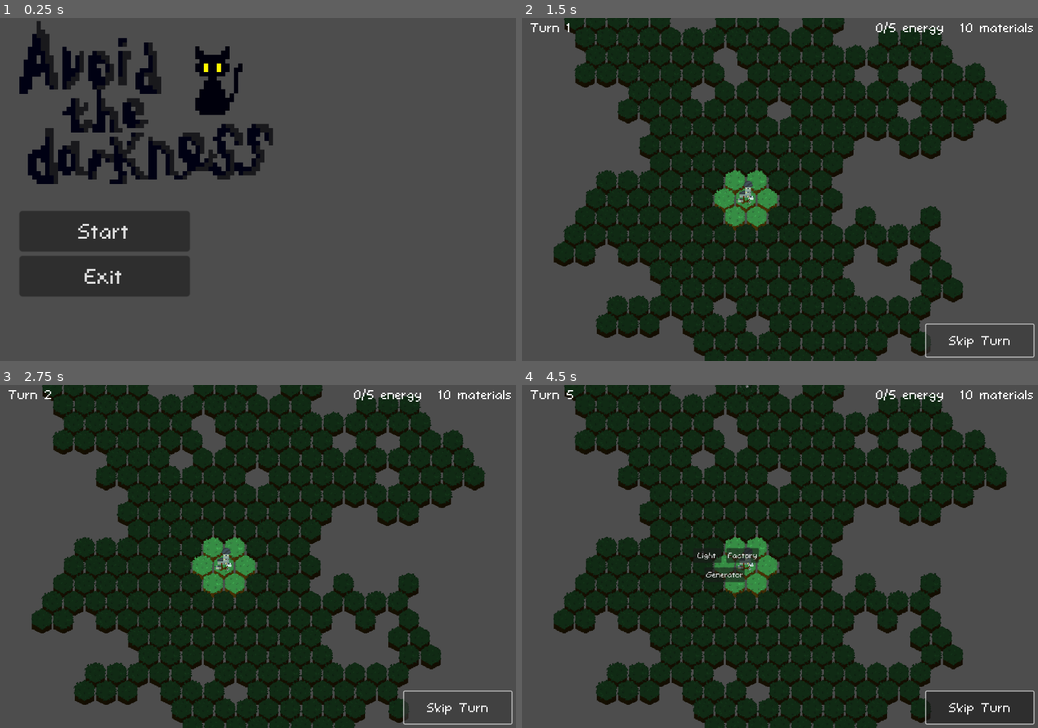
Above: before the commit, frames 1-4 (two rows, left to right).
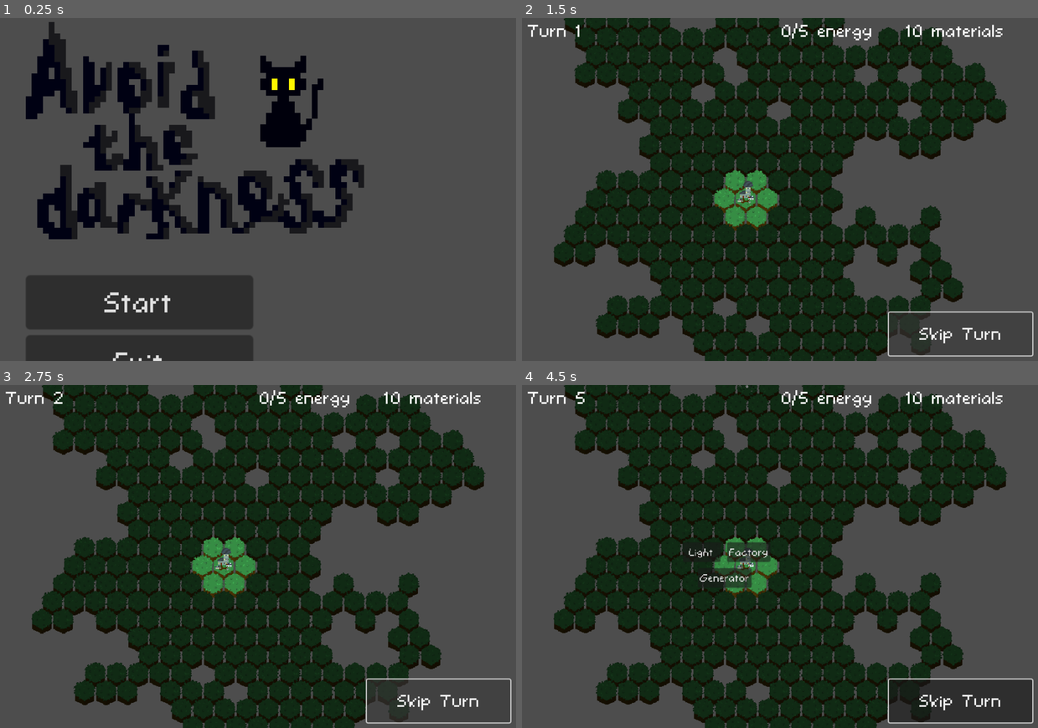
Above: after the commit, the same moments.

Repository: KlaimP/GameJam2.0
Game: Godot game, scene res://menu.tscn
The game is run twice, just before and just after one commit, with the same random seed, the same clock (stepped at 60 frames per second) and the same inputs.
Inputs (mouse positions are in pixels of both pictures, inside the frame that each line leads up to):
- Up to frame 1 (0.25 s): no input
- Up to frame 2 (1.5 s): click "Start" at 0.5 s; click "Skip Turn" at 1.25 s
- Up to frame 3 (2.75 s): click "Skip Turn" at 2 s
- Up to frame 4 (4.5 s): click "Skip Turn" at 2.75 s; tap Enter at 3.5 s; move the mouse to (743, 566) at 3.52 s; tap Mouse wheel up (cam_zoom_in) at 3.6 s; click (743, 566) at 3.67 s; tap Space at 4.25 s; move the mouse to (712, 566) at 4.27 s; tap Mouse wheel down (cam_zoom_out) at 4.35 s; click (712, 566) at 4.42 s

The runs differ from the first frame. In frame 1, 30% of the frame differs, in the area x 3-71%, y 0-100%; in frame 2, 3.1%; in frame 3, 3.1%; in frame 4, 4.1%.

Commit message:
Играйте

Diff:
--- a/camera.gd
+++ b/camera.gd
@@ -21,10 +21,10 @@
 @onready var labelMaterial: Label = $UI/Materials
 @onready var labelTurn: Label = $UI/TurnLabel
 @onready var buildMenu = $"../BuildMenu"
-var buttonSkipTurnPos: Vector2 = Vector2(340, 315)
-var labelEnegrgyPos: Vector2 = Vector2(220, -400)
-var labelMaterialPos: Vector2 = Vector2(420, -400)
-var labelTurnPos: Vector2 = Vector2(-580, -400)
+var buttonSkipTurnPos: Vector2 = Vector2(190, 215)
+var labelEnegrgyPos: Vector2 = Vector2(0, -300)
+var labelMaterialPos: Vector2 = Vector2(220, -300)
+var labelTurnPos: Vector2 = Vector2(-440, -300)
 
 
 
--- a/components/Castle.gd
+++ b/components/Castle.gd
@@ -20,14 +20,8 @@
 	for neigh in tile.connectedTiles:
 		neigh.change_light(lightPower)
 
-func dark_around():
-	tile.change_light(-lightPower)
-	for neigh in tile.connectedTiles:
-		neigh.change_light(-lightPower)
-
 
 func destroy():
-	dark_around()
 	print("destroy")
 
 
--- a/project.godot
+++ b/project.godot
@@ -21,8 +21,8 @@
 
 [display]
 
-window/size/viewport_width=1200
-window/size/viewport_height=800
+window/size/viewport_width=900
+window/size/viewport_height=600
 window/size/resizable=false
 
 [input]
Not shown: 1 places in menu.tscn that only renumber resources
